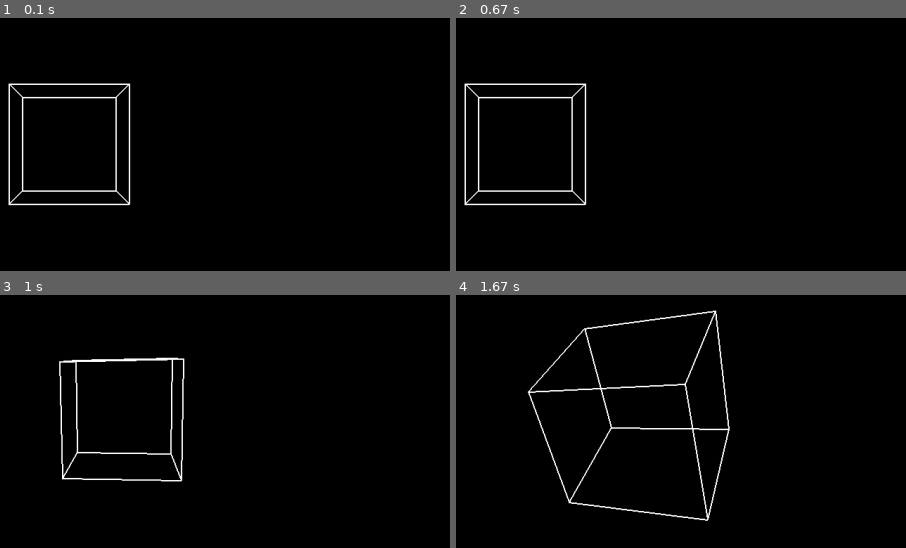
Above: before the commit, frames 1-4 (two rows, left to right).
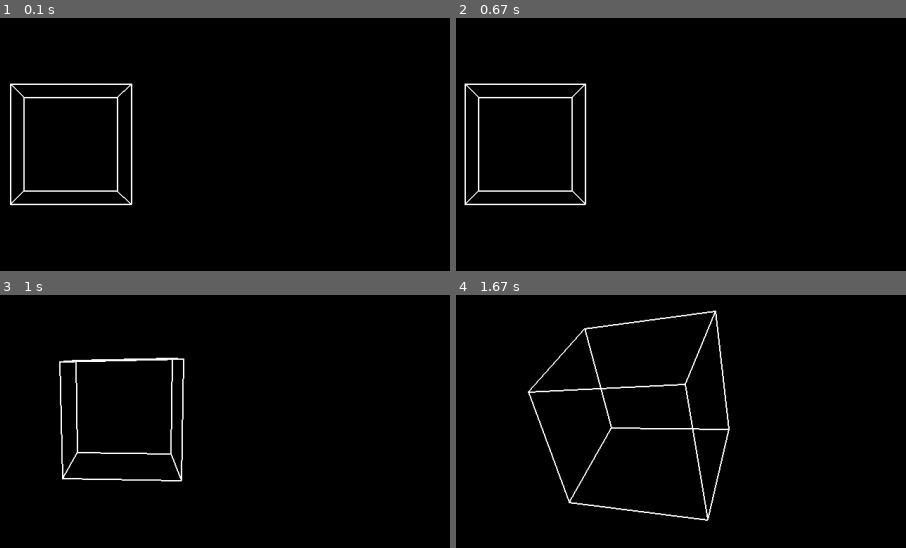
Above: after the commit, the same moments.

Repository: Bloxxings/3D-Cube-engine
Game: pygame game, started from cube_pygame.py
Two runs of this game, one before a commit and one after it. Both use one fixed random seed, a clock stepped at 60 frames per second and the inputs below.
Inputs:
- Up to frame 1 (0.1 s): no input
- Up to frame 2 (0.67 s): tap X at 0.33 s
- Up to frame 3 (1 s): hold D from 0.67 s (still down); tap Space at 0.73 s; tap Z at 0.82 s
- Up to frame 4 (1.67 s): tap Space at 1.03, 1.23, 1.57 s; release D at 1.13 s; hold W 1.17-1.47 s; tap E at 1.32 s; hold D from 1.5 s (still down)
The pictures show only the part of the screen within x 42-92%, y 25-75%; the shares and areas given below are measured in that part.

The runs differ from the first frame. In frame 1, 1.6% of the frame differs, in the area x 1-30%, y 25-75%; in frame 2, nothing differs; in frame 3, nothing differs; in frame 4, nothing differs.

Commit message:
added a class named app, to allow multiple cubes at the same time

Diff:
--- a/cube_pygame.py
+++ b/cube_pygame.py
@@ -1,17 +1,34 @@
 import pygame
 import math
 
-class Cube:
+class App:
     def __init__(self):
         pygame.init()
         self.screen = pygame.display.set_mode((0, 0), pygame.FULLSCREEN)
         self.clock = pygame.time.Clock()
-        self.center = pygame.display.get_surface().get_rect().center
+        self.Cubes = []
+        self.size = 100
+        for i in range(4):
+            cube = Cube(i, 0, 0, 100, self.screen)
+            self.Cubes.append(cube)
 
-        self.size = 100
-        self.pos = [0, 0, 0]
+
+    def run(self):
+        while True:
+            for cube in self.Cubes:
+                cube.update()
+                cube.draw()
+            pygame.display.flip()
+            self.clock.tick(60)
+
+class Cube:
+    def __init__(self, x, y, z, size, screen):
+        self.screen = screen
+        self.size = size
+        self.pos = [x, y, z]
         self.angle = [0, 0, 0]
         self.edge_mode = True
+        self.center = pygame.display.get_surface().get_rect().center
 
         self.Corners = [
             [1, 1, 1], [1, 1, -1], [1, -1, 1], [1, -1, -1],
@@ -91,6 +108,7 @@
         if keys[pygame.K_x]:
             self.pos = [0, 0, 0]
             self.angle = [0, 0, 0]
+            self.size = 100
 
     def rotate_point(self, x, y, z):
         # Rotate around X axis
@@ -150,13 +168,5 @@
                 pygame.draw.polygon(self.screen, (0, 0, 0), points, 2)
 
 
-    def run(self):
-        while True:
-            self.update()
-            self.draw()
-            pygame.display.flip()
-            self.clock.tick(60)
-
-if __name__ == "__main__":
-    cube = Cube()
-    cube.run()
+app = App()
+app.run()
